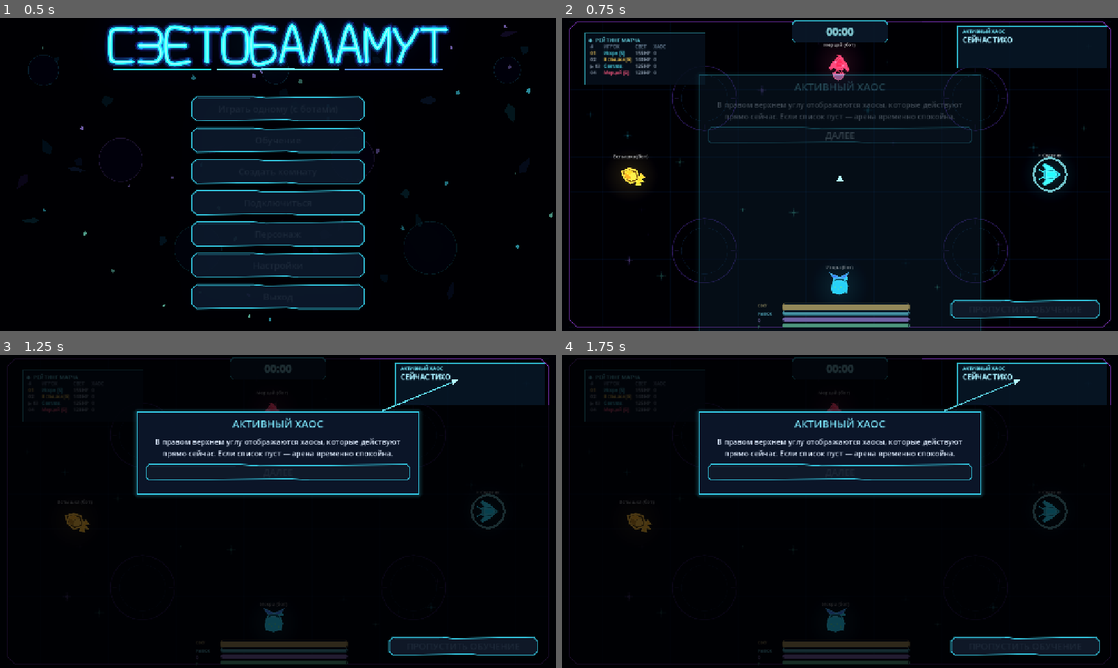
Above: before the commit, frames 1-4 (two rows, left to right).
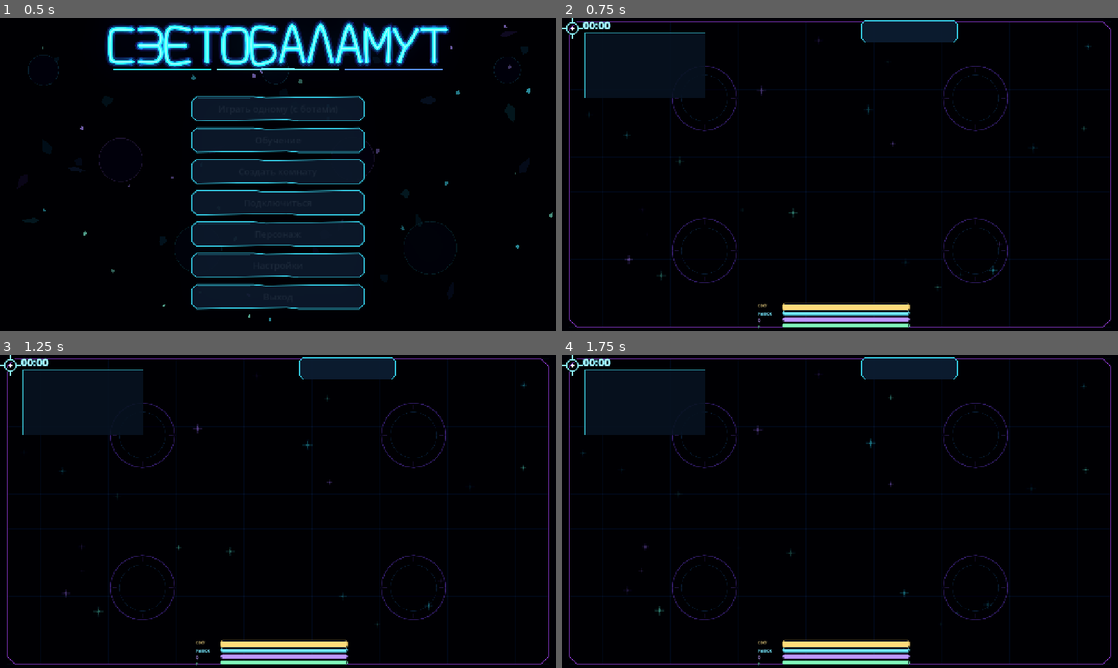
Above: after the commit, the same moments.

Repository: DvoreZZKy/svetobalamut
Game: Godot game, scene res://scenes/menu.tscn
Same seed, same stepped clock (60 frames per second), same inputs: the game is played once before the commit and once after it.
Inputs (mouse positions are in pixels of both pictures, inside the frame that each line leads up to):
- Up to frame 1 (0.5 s): no input
- Up to frame 2 (0.75 s): click "Играть одному (с ботами)" at 0.5 s
- Up to frame 3 (1.25 s): no input
- Up to frame 4 (1.75 s): tap Enter (restart) at 1.25 s; move the mouse to (962, 495) at 1.27 s; press the mouse at (962, 495) at 1.28 s; hold D (right) from 1.28 s (still down); tap Q (ability) at 1.35 s

Frame 1 is identical in both runs. In frame 2, 14% of the frame differs, in the area x 0-99%, y 0-100%; in frame 3, 25%; in frame 4, 25%.
Error after the commit: Parse Error: Cannot infer the type of "alignment" variable because the value doesn't have a set type. (res://scripts/sim.gd:433)

Commit message:
Add distinct primary attacks for character roster

Diff:
--- a/scripts/sim.gd
+++ b/scripts/sim.gd
@@ -56,6 +56,8 @@
 var bullets: Array = []
 var eaters: Array = []
 var lures: Array = []
+var attack_zones: Array = []
+var attack_turrets: Array = []
 var pickups: Array = []
 var pickup_timer := 9.0
 var meteors: Array = []
@@ -89,6 +91,8 @@
 	bullets.clear()
 	eaters.clear()
 	lures.clear()
+	attack_zones.clear()
+	attack_turrets.clear()
 	pickups.clear()
 	pickup_timer = rng.randf_range(8.0, 13.0)
 	meteors.clear()
@@ -132,6 +136,7 @@
 		"defense": CLASS_STATS[posmod(kind, CLASS_STATS.size())].def, "attack": CLASS_STATS[posmod(kind, CLASS_STATS.size())].atk,
 		"speed_mult": CLASS_STATS[posmod(kind, CLASS_STATS.size())].speed, "fire_rate": CLASS_STATS[posmod(kind, CLASS_STATS.size())].rate,
 		"ability_cd": 0.0, "ability_t": 0.0, "extra_cd": 0.0, "phase_t": 0.0, "absorb_t": 0.0, "prism_shots": 0,
+		"slow_t": 0.0, "polarity_mode": 1,
 		"shadow": false, "decoy": false, "life": 0.0,
 		"dash_t": 0.0, "dash_dir": Vector2.RIGHT, "dash_cd": 0.0, "inv": 0.0, "fire_cd": 0.0,
 		"wave_charge": 0.0, "fire_was_down": false, "wave_released": false,
@@ -169,6 +174,8 @@
 		_update_player(p, dt)
 	_collisions(dt)
 	_update_bullets(dt)
+	_update_attack_zones(dt)
+	_update_attack_turrets(dt)
 	_update_lures(dt)
 	_update_eaters(dt)
 	_update_pickups(dt)
@@ -249,7 +256,8 @@
 	p.ability_cd = maxf(0.0, p.ability_cd - dt)
 	p.ability_t = maxf(0.0, p.ability_t - dt)
 	p.extra_cd = maxf(0.0, float(p.get("extra_cd", 0.0)) - dt)
-	p.phase_t = maxf(0.0, float(p.get("phase_t", 0.0)) - dt)
+	p.phase_t = maxf(0.0, float(p.phase_t) - dt)
+	p.slow_t = maxf(0.0, float(p.get("slow_t", 0.0)) - dt)
 	p.absorb_t = maxf(0.0, float(p.get("absorb_t", 0.0)) - dt)
 	p.field_t = maxf(0.0, float(p.get("field_t", 0.0)) - dt)
 	p.turret_t = maxf(0.0, float(p.get("turret_t", 0.0)) - dt)
@@ -269,6 +277,8 @@
 	else:
 		var k := 0.9 if effects.has("zerog") else 15.0
 		var speed_boost := 1.55 if p.kind == 0 and p.ability_t > 0.0 else (1.42 if (p.kind == 4 or p.kind == 14) and p.ability_t > 0.0 else 1.0)
+		if float(p.get("slow_t", 0.0)) > 0.0:
+			speed_boost *= 0.68
 		if str(p.get("buff", "")) == "swift":
 			speed_boost *= 1.28
 		p.vel = p.vel.lerp(mv.limit_length(1.0) * SPEED * p.speed_mult * speed_boost, clampf(k * dt, 0.0, 1.0))
@@ -308,27 +318,8 @@
 		p.wave_released = false
 		p.fire_was_down = want_fire
 	elif want_fire and p.fire_cd <= 0.0 and p.light > shot_cost + 0.5:
-		var prism_active: bool = p.kind == 3 and int(p.get("prism_shots", 0)) > 0
-		var special_active: bool = int(p.get("special_shots", 0)) > 0
-		var spread_count := 3 if p.kind == 0 or prism_active else 1
-		for shot_i in spread_count:
-			var spread := (float(shot_i) - 1.0) * (0.12 if p.kind == 0 else 0.24) if spread_count == 3 else 0.0
-			var ang: float = p.aim.angle() + spread + rng.randf_range(-0.018, 0.018)
-			var dir := Vector2.from_angle(ang)
-			var bolt_speed := 1180.0 if p.kind == 3 else (1480.0 if p.kind == 2 else BULLET_SPEED)
-			var bolt_radius := 11.0 if p.kind == 3 else 6.0
-			var damage_mult := 0.42 if p.kind == 0 else (0.72 if prism_active else 1.0)
-			bullets.append({"id": next_id, "pos": p.pos + dir * 34.0, "vel": dir * bolt_speed + p.vel * 0.25,
-				"owner": p.id, "life": 1.4, "bn": 0, "ricochet": p.kind == 3 or special_active or p.kind == 11, "dmg": BULLET_DMG * p.attack * damage_mult * (1.25 if special_active and p.kind == 11 else 1.0) * (1.35 if str(p.get("buff", "")) == "overdrive" else 1.0),
-				"radius": bolt_radius})
-			next_id += 1
-		if prism_active:
-			p.prism_shots = int(p.prism_shots) - 1
-		p.light -= shot_cost
-		var haste := 0.52 if p.kind == 0 and p.ability_t > 0.0 else 1.0
-		p.fire_cd = p.fire_rate * haste
-		p.vel -= p.aim * 55.0
-		events.append({"t": "shot", "x": p.pos.x, "y": p.pos.y, "c": p.ci})
+		_fire_class_attack(p)
+
 
 	var spd_ratio: float = p.vel.length() / SPEED
 	p.light -= MOVE_COST * minf(spd_ratio, 1.2) * dt
@@ -349,6 +340,163 @@
 	if p.light <= 0.0 and not p.decoy:
 		# Credit a kill only for a recent hit; otherwise this is starvation (no stale kill credit).
 		_make_shadow(p, p.last_hit if p.hit_age < 4.0 else 0, false)
+
+
+
+func _spawn_class_bullet(p: Dictionary, direction: Vector2, speed: float, radius: float, damage_mult: float, life: float, extra: Dictionary = {}) -> void:
+	var dir := direction.normalized()
+	var bullet: Dictionary = {"id": next_id, "pos": p.pos + dir * 34.0, "vel": dir * speed + p.vel * 0.18,
+		"owner": p.id, "life": life, "bn": 0, "ricochet": false,
+		"dmg": BULLET_DMG * float(p.attack) * damage_mult * (1.35 if str(p.get("buff", "")) == "overdrive" else 1.0),
+		"radius": radius, "vk": int(p.kind), "hit_ids": []}
+	for key in extra:
+		bullet[key] = extra[key]
+	bullets.append(bullet)
+	next_id += 1
+
+
+func _fire_class_attack(p: Dictionary) -> void:
+	var kind := int(p.kind)
+	var aim: Vector2 = p.aim.normalized()
+	var prism_active: bool = kind == 3 and int(p.get("prism_shots", 0)) > 0
+	if prism_active:
+		for i in 3:
+			_spawn_class_bullet(p, aim.rotated((float(i) - 1.0) * 0.24), 1180.0, 7.0, 0.72, 1.4, {"ricochet": true})
+		p.prism_shots = int(p.prism_shots) - 1
+	elif kind == 0:
+		for i in 3:
+			_spawn_class_bullet(p, aim.rotated((float(i) - 1.0) * 0.12), 1120.0, 5.0, 0.42, 1.4, {"homing": 1.8})
+	elif kind == 2:
+		_spawn_class_bullet(p, aim, 1480.0, 7.0, 0.82, 1.55, {"pierce": 2})
+	elif kind == 3:
+		_spawn_class_bullet(p, aim, 1180.0, 11.0, 1.0, 1.5, {"split_on_wall": true})
+	elif kind == 4:
+		_chain_lightning(p)
+	elif kind == 5:
+		_spawn_class_bullet(p, aim, 980.0, 8.0, 0.92, 1.5, {"homing": 3.4})
+	elif kind == 6:
+		_spawn_class_bullet(p, aim, 900.0, 10.0, 0.9, 1.5, {"zone_on_hit": "slime"})
+	elif kind == 7:
+		_spawn_class_bullet(p, aim, 1050.0, 9.0, 0.9, 1.35, {"explosive": true})
+	elif kind == 8:
+		for i in 2:
+			_spawn_class_bullet(p, aim.rotated(-0.13 if i == 0 else 0.13), 1320.0, 5.5, 0.58, 1.25)
+	elif kind == 9:
+		for i in 3:
+			_spawn_class_bullet(p, aim.rotated((float(i) - 1.0) * 0.24), 1370.0, 5.0, 0.48, 1.15)
+	elif kind == 10:
+		_spawn_class_bullet(p, aim, 760.0, 13.0, 0.9, 1.7, {"zone_on_hit": "gravity"})
+	elif kind == 11:
+		_spawn_class_bullet(p, aim, 1240.0, 8.0, 0.95, 1.55, {"ricochet": true})
+	elif kind == 12:
+		_spawn_class_bullet(p, aim, 830.0, 10.0, 0.92, 1.45, {"zone_on_hit": "lava", "lob": true})
+	elif kind == 13:
+		_parasite_basic_attack(p)
+	elif kind == 14:
+		_spawn_class_bullet(p, aim, 1180.0, 7.0, 0.9, 1.35, {"wave": true})
+	elif kind == 15:
+		_spawn_class_bullet(p, aim, 650.0, 11.0, 0.72, 1.8, {"absorb_bubble": true})
+	elif kind == 16:
+		var turret_pos: Vector2 = (p.pos + aim * 105.0).clamp(Vector2(50, 50), A - Vector2(50, 50))
+		var found := false
+		for turret in attack_turrets:
+			if int(turret.owner) == int(p.id):
+				turret.pos = turret_pos
+				turret.t = 4.0
+				found = true
+				break
+		if not found:
+			attack_turrets.append({"pos": turret_pos, "owner": p.id, "t": 4.0, "cd": 0.12})
+	elif kind == 17:
+		var polarity := int(p.get("polarity_mode", 1))
+		_spawn_class_bullet(p, aim, 1160.0, 8.0, 0.9, 1.35, {"polarity": polarity})
+		p.polarity_mode = -1 if polarity > 0 else 1
+	elif kind == 18:
+		_spawn_class_bullet(p, aim, 1580.0, 13.0, 0.78, 0.62, {"pierce": 4, "slash": true})
+	p.light -= SHOT_COST
+	var haste := 0.52 if kind == 0 and p.ability_t > 0.0 else 1.0
+	p.fire_cd = float(p.fire_rate) * haste
+	p.vel -= aim * 42.0
+	events.append({"t": "shot", "x": p.pos.x, "y": p.pos.y, "c": p.ci})
+
+
+func _parasite_basic_attack(p: Dictionary) -> void:
+	var best: Dictionary = {}
+	var best_dot := 0.72
+	for target in players.values():
+		if target.id == p.id or target.shadow or target.decoy or target.inv > 0.0:
+			continue
+		var offset: Vector2 = target.pos - p.pos
+		var distance := offset.length()
+		if distance > 350.0 or distance < 1.0:
+			continue
+		var alignment := p.aim.normalized().dot(offset / distance)
+		if alignment > best_dot:
+			best_dot = alignment
+			best = target
+	if not best.is_empty():
+		_damage(best, 10.0 * float(p.attack), p.id, false)
+		var old_light: float = float(p.light)
+		p.light = minf(float(p.max_light), float(p.light) + 2.0)
+		if float(p.light) > old_light:
+			p.healing_total = float(p.get("healing_total", 0.0)) + float(p.light) - old_light
+			events.append({"t": "heal", "id": p.id, "amount": float(p.light) - old_light})
+
+
+func _spawn_attack_zone(pos: Vector2, owner_id: int, zone_kind: String, radius: float, duration: float) -> void:
+	attack_zones.append({"pos": pos, "owner": owner_id, "kind": zone_kind, "r": radius, "t": duration, "hit_cd": {}})
+
+
+func _update_attack_zones(dt: float) -> void:
+	var keep: Array = []
+	for zone in attack_zones:
+		zone.t = float(zone.t) - dt
+		var hit_cd: Dictionary = zone.hit_cd
+		for player in players.values():
+			if player.shadow or player.decoy or int(player.id) == int(zone.owner):
+				continue
+			if (player.pos as Vector2).distance_to(zone.pos) > float(zone.r):
+				continue
+			match str(zone.kind):
+				"slime":
+					player.slow_t = maxf(float(player.get("slow_t", 0.0)), 0.24)
+				"gravity":
+					player.vel += (zone.pos - player.pos).normalized() * 340.0 * dt
+					player.slow_t = maxf(float(player.get("slow_t", 0.0)), 0.12)
+				"lava":
+					var cd := float(hit_cd.get(int(player.id), 0.0)) - dt
+					if cd <= 0.0:
+						_damage(player, 3.0, int(zone.owner), false)
+						hit_cd[int(player.id)] = 0.55
+					else:
+						hit_cd[int(player.id)] = cd
+		zone.hit_cd = hit_cd
+		if float(zone.t) > 0.0:
+			keep.append(zone)
+	attack_zones = keep
+
+
+func _update_attack_turrets(dt: float) -> void:
+	var keep: Array = []
+	for turret in attack_turrets:
+		turret.t = float(turret.t) - dt
+		turret.cd = float(turret.cd) - dt
+		if float(turret.t) <= 0.0:
+			continue
+		if float(turret.cd) <= 0.0:
+			var owner_id := int(turret.owner)
+			if players.has(owner_id) and not players[owner_id].shadow:
+				var owner: Dictionary = players[owner_id]
+				var target := _nearest(owner, false)
+				if not target.is_empty() and (target.pos as Vector2).distance_to(turret.pos) < 620.0:
+					var direction: Vector2 = (target.pos - turret.pos).normalized()
+					bullets.append({"id": next_id, "pos": turret.pos + direction * 20.0, "vel": direction * 1080.0,
+						"owner": owner_id, "life": 0.9, "bn": 0, "ricochet": false,
+						"dmg": BULLET_DMG * float(owner.attack) * 0.38, "radius": 4.5, "vk": 16, "hit_ids": []})
+					next_id += 1
+			turret.cd = 0.68
+		keep.append(turret)
+	attack_turrets = keep
 
 
 func _capsule_shockwave(p: Dictionary) -> void:
@@ -895,18 +1043,51 @@
 func _update_bullets(dt: float) -> void:
 	var keep: Array = []
 	var bright := _brightest(0)
+	var consumed_ids: Array = []
 	for b in bullets:
+		if consumed_ids.has(int(b.id)):
+			continue
 		b.life -= dt
+		if float(b.get("homing", 0.0)) > 0.0:
+			var target: Dictionary = {}
+			var nearest_d := 1e18
+			for candidate in players.values():
+				if candidate.shadow or candidate.decoy or int(candidate.id) == int(b.owner):
+					continue
+				var candidate_d: float = b.pos.distance_squared_to(candidate.pos)
+				if candidate_d < nearest_d:
+					nearest_d = candidate_d
+					target = candidate
+			if not target.is_empty():
+				var current_speed: float = b.vel.length()
+				var desired: Vector2 = (target.pos - b.pos).normalized()
+				b.vel = b.vel.normalized().lerp(desired, clampf(float(b.homing) * dt, 0.0, 1.0)).normalized() * current_speed
+		if bool(b.get("lob", false)):
+			b.vel.y += 390.0 * dt
 		if effects.has("magnet") and not bright.is_empty() and bright.id != b.owner:
 			var sp: float = b.vel.length()
 			b.vel = (b.vel + (bright.pos - b.pos).normalized() * 2600.0 * dt).normalized() * sp
-		b.pos += b.vel * dt
+		if bool(b.get("wave", false)):
+			b.wave_t = float(b.get("wave_t", 0.0)) + dt
+			b.pos += b.vel * dt + b.vel.normalized().orthogonal() * sin(float(b.wave_t) * 8.0) * 78.0 * dt
+		else:
+			b.pos += b.vel * dt
 		var dead: bool = b.life <= 0.0
 		var bounce_on: bool = effects.has("bounce") or bool(b.get("ricochet", false))
 		var bounce_limit: int = 2 if bool(b.get("ricochet", false)) else 4
 		var bp: Vector2 = b.pos
 		var bv: Vector2 = b.vel
-		if bp.x < 0.0 or bp.x > A.x:
+		var hit_wall := bp.x < 0.0 or bp.x > A.x or bp.y < 0.0 or bp.y > A.y
+		if hit_wall and bool(b.get("split_on_wall", false)):
+			var split_dir: Vector2 = bv.normalized()
+			for split_i in 3:
+				var child_dir := split_dir.rotated((float(split_i) - 1.0) * 0.42)
+				keep.append({"id": next_id, "pos": bp.clamp(Vector2(8, 8), A - Vector2(8, 8)), "vel": child_dir * 980.0,
+					"owner": b.owner, "life": 0.8, "bn": 0, "ricochet": false, "dmg": float(b.dmg) * 0.42,
+					"radius": 5.0, "vk": 3, "hit_ids": []})
+				next_id += 1
+			dead = true
+		elif bp.x < 0.0 or bp.x > A.x:
 			if bounce_on and b.bn < bounce_limit:
 				bv.x = -bv.x
 				bp.x = clampf(bp.x, 0.0, A.x)
@@ -937,24 +1118,57 @@
 					dead = true
 					events.append({"t": "capsule_absorb", "x": b.pos.x, "y": b.pos.y, "c": p.ci, "id": p.id})
 					break
+		if not dead and bool(b.get("absorb_bubble", false)):
+			for other in bullets:
+				if int(other.id) == int(b.id) or int(other.owner) == int(b.owner) or consumed_ids.has(int(other.id)):
+					continue
+				var absorb_distance := float(b.get("radius", 11.0)) + float(other.get("radius", 6.0)) + 4.0
+				if (other.pos as Vector2).distance_squared_to(b.pos) <= absorb_distance * absorb_distance:
+					consumed_ids.append(int(other.id))
+					b.radius = minf(21.0, float(b.radius) + 2.0)
+					b.dmg = float(b.dmg) + 1.0
+					break
 		if not dead:
 			for p in players.values():
 				if p.shadow or p.inv > 0.0 or float(p.get("phase_t", 0.0)) > 0.0:
 					continue
 				if p.id == b.owner and b.bn == 0:
 					continue
+				if int(p.id) in b.get("hit_ids", []):
+					continue
 				if (p.pos - b.pos).length_squared() < pow(P_RADIUS + float(b.get("radius", 6.0)), 2):
 					var hit_damage := float(b.get("dmg", BULLET_DMG))
 					if players.has(b.owner) and int(players[b.owner].get("kind", -1)) == 1 and int(p.get("kind", -1)) == 1:
 						hit_damage *= 2.0
 					_damage(p, hit_damage, b.owner, b.bn > 0)
-					dead = true
+					if bool(b.get("explosive", false)):
+						for splash_target in players.values():
+							if splash_target.id == p.id or splash_target.id == b.owner or splash_target.shadow or splash_target.decoy:
+								continue
+							if (splash_target.pos as Vector2).distance_to(b.pos) <= 92.0:
+								_damage(splash_target, hit_damage * 0.34, b.owner, false)
+					var zone_kind := str(b.get("zone_on_hit", ""))
+					if not zone_kind.is_empty():
+						_spawn_attack_zone(b.pos, int(b.owner), zone_kind, 118.0 if zone_kind == "gravity" else 86.0, 2.8 if zone_kind == "slime" else 2.2)
+					if int(b.get("polarity", 0)) != 0:
+						p.vel += (p.pos - b.pos).normalized() * 430.0 * float(b.polarity)
+					var pierce_left := int(b.get("pierce", 0))
+					if pierce_left > 0:
+						var hit_ids: Array = b.get("hit_ids", [])
+						hit_ids.append(int(p.id))
+						b.hit_ids = hit_ids
+						b.pierce = pierce_left - 1
+					else:
+						dead = true
 					break
 		if not dead:
 			for e in eaters:
-				if (e.pos - b.pos).length_squared() < pow(e.r + 8.0, 2):
+				if (e.pos - b.pos).length_squared() < pow(e.r + float(b.get("radius", 8.0)), 2):
 					e.hp -= 1
 					e.flash = 0.1
+					var zone_kind := str(b.get("zone_on_hit", ""))
+					if not zone_kind.is_empty():
+						_spawn_attack_zone(b.pos, int(b.owner), zone_kind, 84.0, 2.0)
 					dead = true
 					if e.hp <= 0:
 						e.dead = true
@@ -973,6 +1187,12 @@
 		if not dead:
 			keep.append(b)
 	bullets = keep
+	if not consumed_ids.is_empty():
+		var filtered: Array = []
+		for kept_bullet in bullets:
+			if not consumed_ids.has(int(kept_bullet.id)):
+				filtered.append(kept_bullet)
+		bullets = filtered
 
 
 # ------------------------------------------------------- пожиратели ------
@@ -1349,9 +1569,16 @@
 		ob.append([obstacle.pos, float(obstacle.r), float(obstacle.hp), float(obstacle.max_hp)])
 	var bl: Array = []
 	for b in bullets:
-		bl.append([b.id, b.pos, b.vel, b.owner, b.bn, int(players.get(b.owner, {}).get("kind", 0)), float(b.get("radius", 6.0))])
+		var visual_kind := int(b.get("vk", players.get(b.owner, {}).get("kind", 0)))
+		bl.append([b.id, b.pos, b.vel, b.owner, b.bn, visual_kind, float(b.get("radius", 6.0)), bool(b.get("absorb_bubble", false)), int(b.get("polarity", 0))])
+	var az: Array = []
+	for zone in attack_zones:
+		az.append([zone.pos, str(zone.kind), float(zone.r), float(zone.t)])
+	var at: Array = []
+	for turret in attack_turrets:
+		at.append([turret.pos, int(turret.owner), float(turret.t)])
 	var ea: Array = []
 	for e in eaters:
 		ea.append([e.id, e.pos, e.vel, e.type, e.hp, e.flash])
-	return {"pl": pl, "bl": bl, "ea": ea, "lu": lu, "fx": effects.duplicate(), "tl": time_left,
+	return {"pl": pl, "bl": bl, "ea": ea, "lu": lu, "az": az, "at": at, "fx": effects.duplicate(), "tl": time_left,
 		"ph": phase, "wn": winner, "bomb": bomb_id, "bt": bomb_t, "mt": mt, "ob": ob, "pu": pu, "elapsed": elapsed_time}
